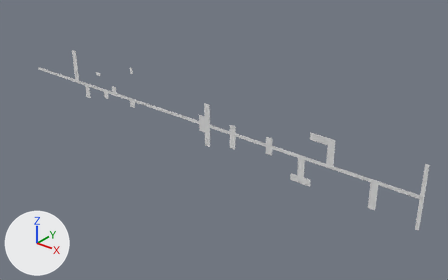
Two versions of the OBJ model Assets/Tiled2Unity/Meshes/Tutorial_PilastriSoloFree.obj, one commit apart.
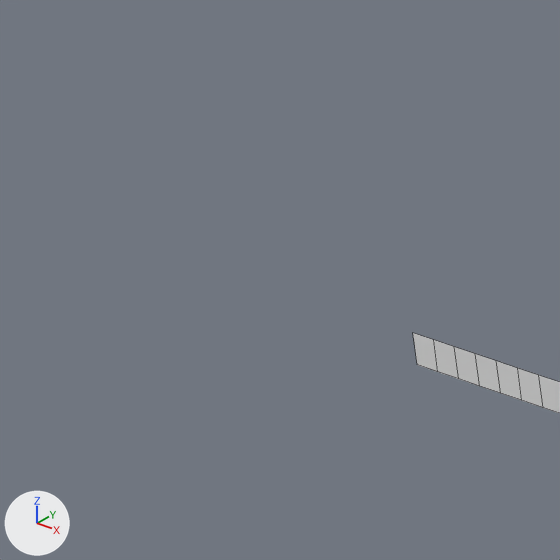
There are two pictures of each version: one whole from a 50 mm camera at (20.2, -61.7, 27.4) aimed at (-31.6, 3.1, -12.8), one close up on the part from 1% to 11% of the width and 14% to 31% of the height. The lights are fixed; the arrows at lower left show +X, +Y and +Z. The close-ups show mesh edges as thin lines. Where no turn or scale is listed for an object, it has been applied to the vertices.

The first close-up shows 'Tutorial_PilastriSoloFree'.
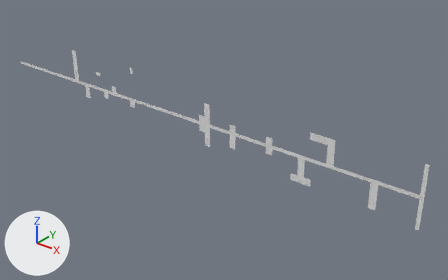
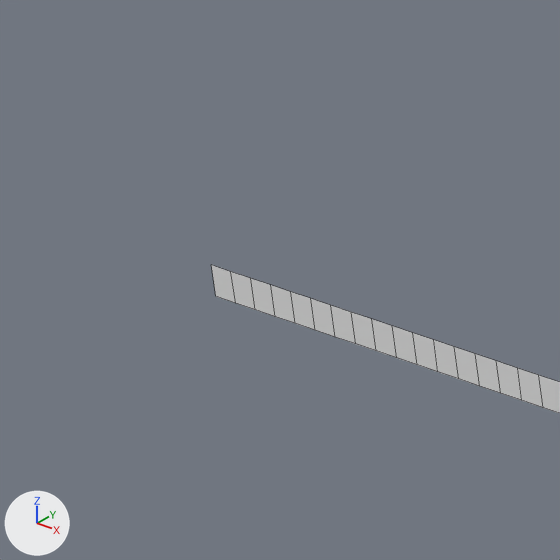
Changed parts and their boxes (x1, y1, x2, y2) in the close-ups (560 x 560 px):
'Tutorial_PilastriSoloFree', reshaped: before (413, 333, 560, 413); after (211, 265, 560, 413)
part 1 of me_tutorial_pilastrisolofree, added: after (211, 265, 417, 365)

Patch to the scene script:
```diff
--- a/Assets/Tiled2Unity/Meshes/Tutorial_PilastriSoloFree.obj.py
+++ b/Assets/Tiled2Unity/Meshes/Tutorial_PilastriSoloFree.obj.py
@@ me_tutorial_pilastrisolofree @@
 me_tutorial_pilastrisolofree.from_pydata(...)  # 550 vertices, 312 faces; spans x -71.7..0.0, y 0.0, z -13.8..-4.1
 # used by ob_tutorial_pilastrisolofree; location = (0.0, 0.0, 0.0)
 # verts and faces of me_tutorial_pilastrisolofree; kept vertices keep their numbers, new ones are numbered from 550
 # before: 526 (-71.7, 0.0, -9.7) at pixel (417, 364), 527 (-71.7, 0.0, -9.2) at pixel (412, 332)
+# me_tutorial_pilastrisolofree part 1
+verts[550] = (-72.2, 0.0, -9.7)  # pixel (396, 357)
+verts[551] = (-72.7, 0.0, -9.7)  # pixel (376, 350)
+verts[552] = (-73.2, 0.0, -9.7)  # pixel (355, 343)
+verts[553] = (-73.7, 0.0, -9.7)  # pixel (335, 337)
+verts[554] = (-74.2, 0.0, -9.7)  # pixel (315, 330)
+verts[555] = (-74.8, 0.0, -9.7)  # pixel (295, 323)
+verts[556] = (-75.3, 0.0, -9.7)  # pixel (275, 316)
+verts[557] = (-75.8, 0.0, -9.7)  # pixel (255, 309)
+verts[558] = (-76.3, 0.0, -9.7)  # pixel (235, 303)
+verts[559] = (-76.8, 0.0, -9.7)  # pixel (215, 296)
+for new, old in zip([*range(560, 570)], [*range(550, 560)]): verts[new] = verts[old] + (0.0, 0.0, 0.5)
+faces += [(553, 554, 564, 563), (556, 557, 567, 566), (557, 558, 568, 567), (558, 559, 569, 568), (526, 550, 560, 527), (550, 551, 561, 560)]
+faces += [(551, 552, 562, 561), (552, 553, 563, 562), (554, 555, 565, 564), (555, 556, 566, 565)]
```
